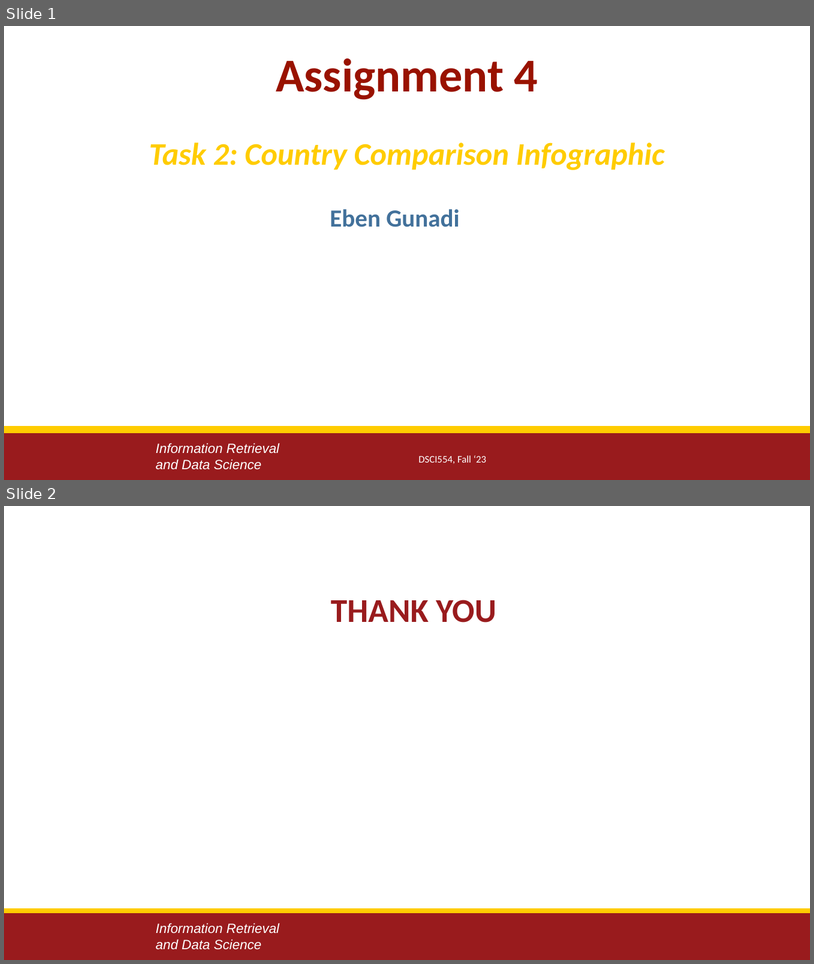
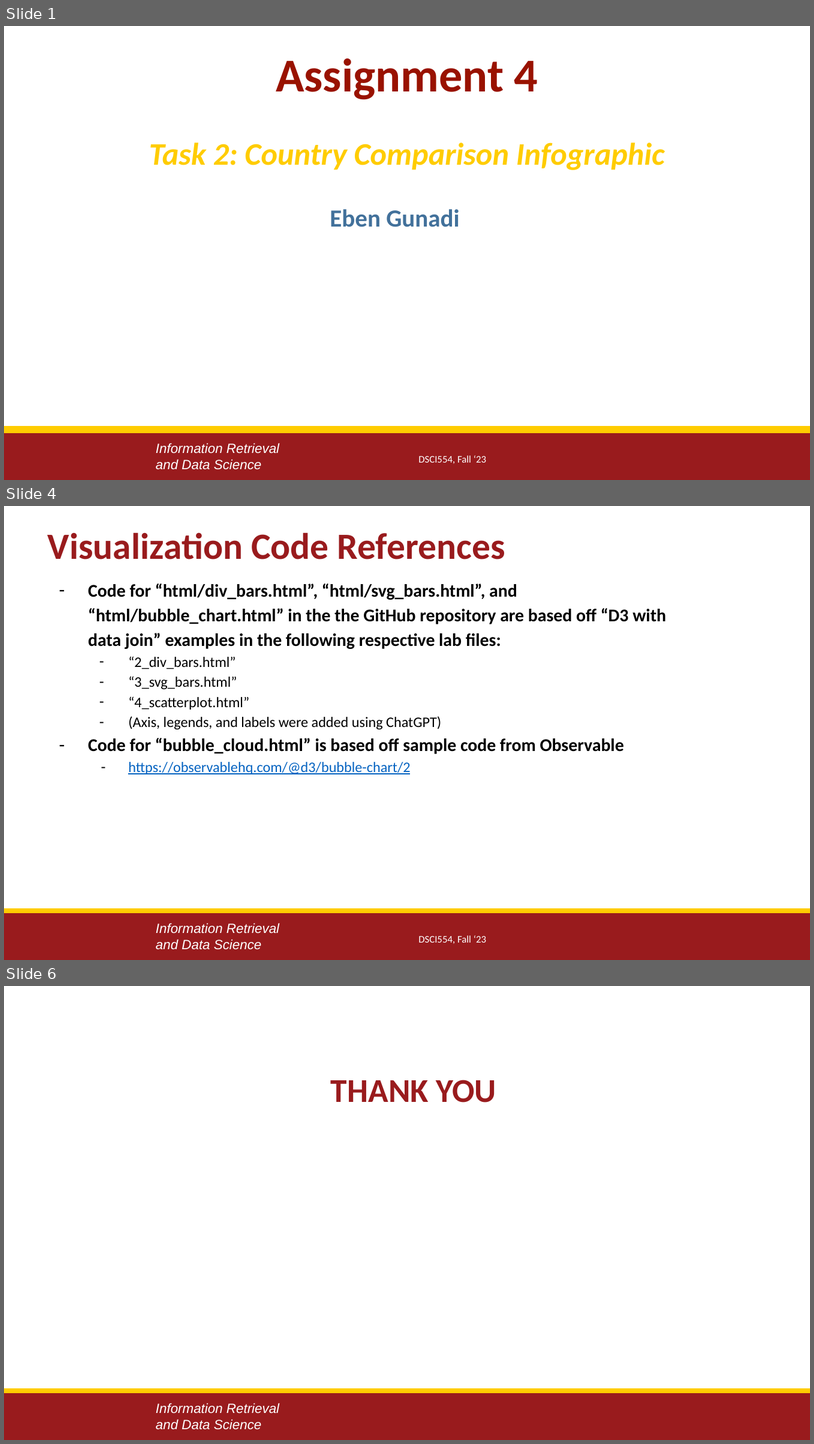
Before and after one commit to egunadi/dsci554-a4, a slide deck: EbenGunadi_Assignment4_Task2.pptx. Shown one above the other, each under a label of ours: slides 1 and 2 before the commit, slides 1, 4 and 6 after it; the slides between them are not shown. The pictures are 814x964 and 814x1444 pixels, drawn with LibreOffice and Linux fonts; fonts in the diff are those of the drawing; background and template pictures are left out. Boxes give left, top, right and bottom in pixels: in the first picture for what was removed or moved away, otherwise in the second. Text is boxed around its words. In the diff, an @@ line names an element or a change of style, - is before the commit and + after.

```diff
--- a/EbenGunadi_Assignment4_Task2.pptx
+++ b/EbenGunadi_Assignment4_Task2.pptx
@@ slide 4 added at box(4, 506, 810, 960), background #FFFFFF; not listed: 3 template elements that a slide beside it also shows @@
@@ text added at box(48, 532, 506, 559), 33 pt, text #991B1D, bold @@
+Visualization Code References
@@ text added at box(88, 583, 666, 774), 16 pt, text #000000, bold @@
+– Code for “html/div_bars.html”, “html/svg_bars.html”, and “html/bubble_chart.html” in the the GitHub repository are based off “D3 with data join” examples in the following respective lab files:
+  – “2_div_bars.html”
+  – “3_svg_bars.html”
+  – “4_scatterplot.html”
+  – (Axis, legends, and labels were added using ChatGPT)
+– Code for “bubble_cloud.html” is based off sample code from Observable
+  – https://observablehq.com/@d3/bubble-chart/2
@@ text added at box(419, 935, 486, 943), 9 pt, text #FFFFFF @@
+DSCI554, Fall ‘23
@@ what was slide 2 is now slide 6 @@
```
Also in this commit, not shown: 3 other slides added, 4 other files.
